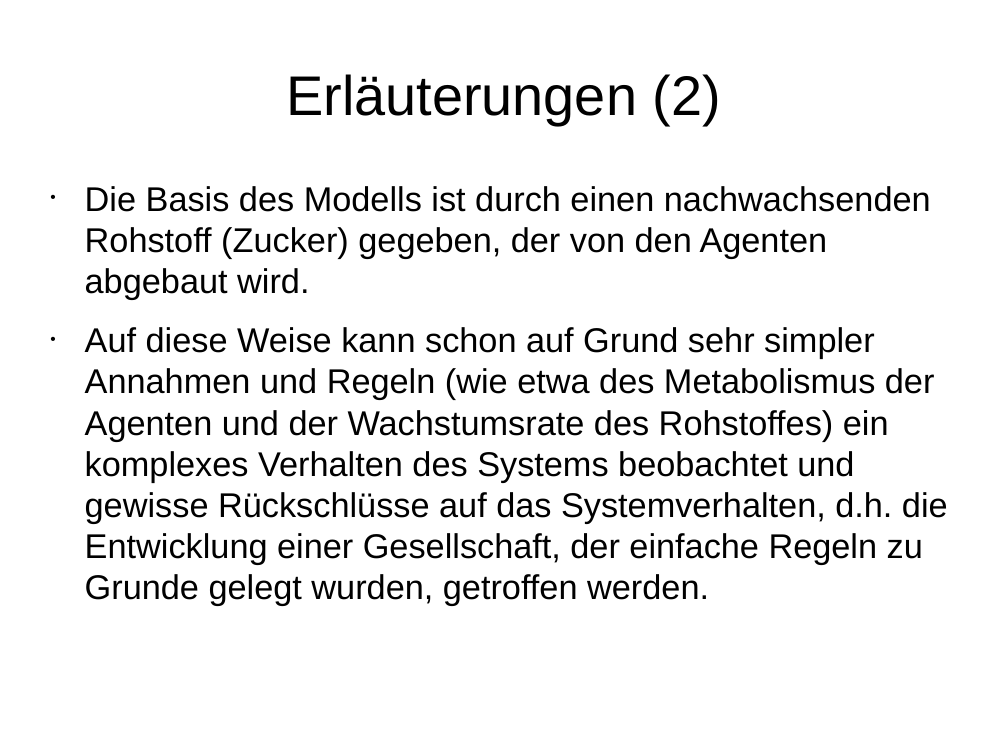
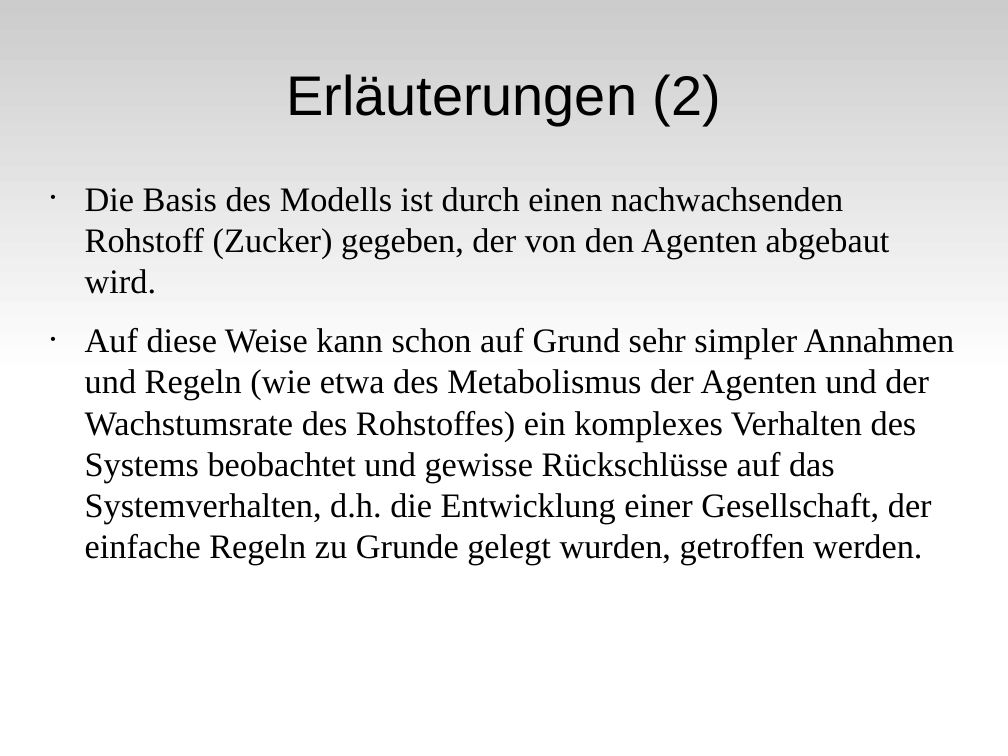
Before and after one commit to wsmirnow/Sugarscape, a slide deck: slide 3 of Presentation/Presentation.odp. Drawn at 1008x756 pixels with LibreOffice and Linux fonts; fonts in the diff are those of the drawing. Boxes give left, top, right and bottom in pixels: in the first picture for what was removed or moved away, otherwise in the second. Text is boxed around its words. In the diff, an @@ line names an element or a change of style, - is before the commit and + after.

Commit message:
style

```diff
--- a/Presentation/Presentation.odp
+++ b/Presentation/Presentation.odp
@@ rectangle added at box(0, 0, 1008, 378), fill gradient #CCCCCC to #FFFFFF @@
@@ text "Die Basis des Modells ist ..." at box(85, 187, 954, 565): font Arial to Times New Roman @@
```
Also in this commit, not shown: 28 other slides changed.
